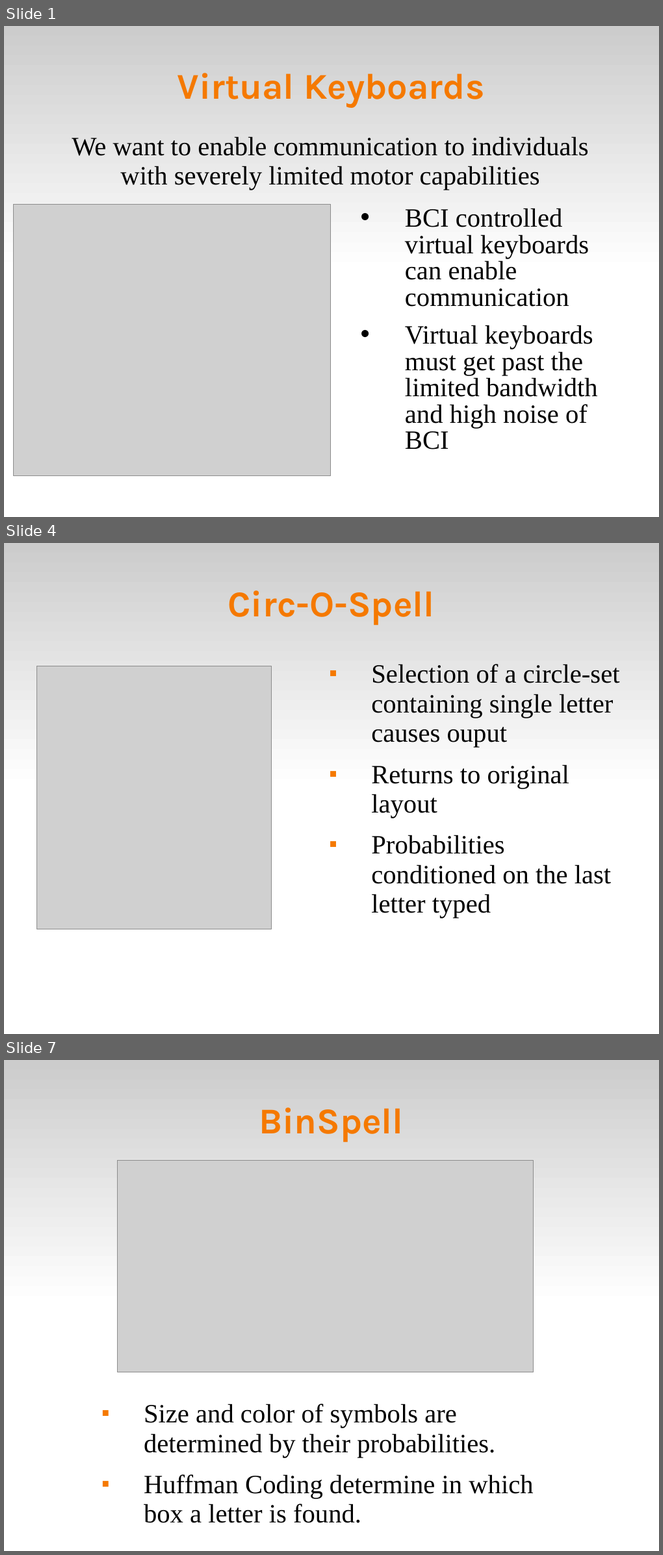
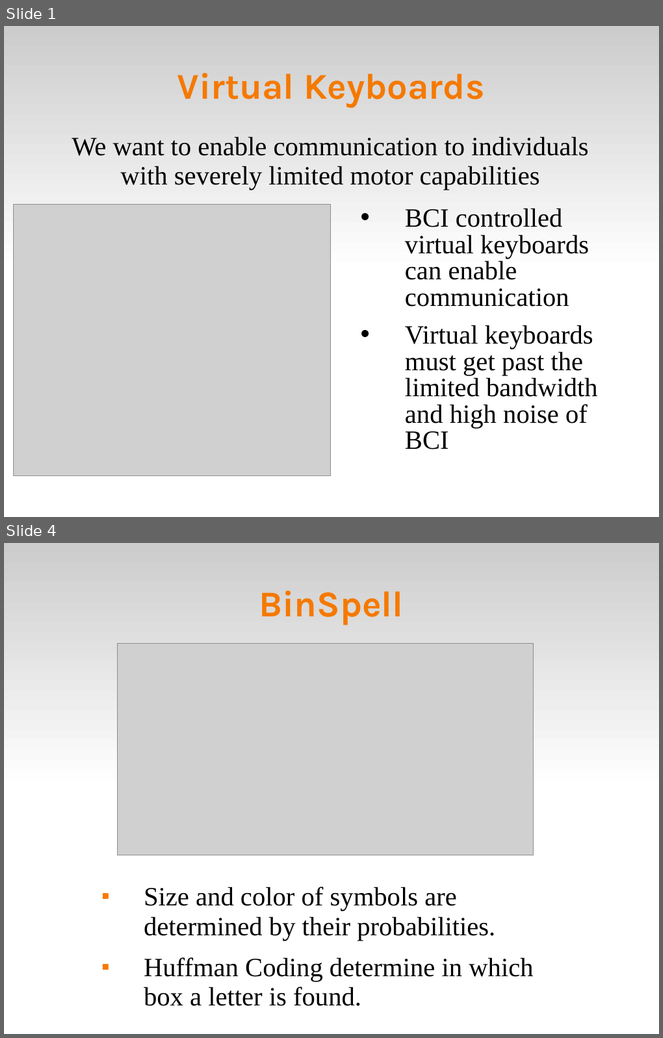
Before and after one commit to abdullah38rcc/BCI-Virtual-Keyboard, a slide deck: master's/docs/virtKey.ppt. Shown one above the other, each under a label of ours: slides 1, 4 and 7 before the commit, slides 1 and 4 after it; the slides between them are not shown. The pictures are 663x1555 and 663x1038 pixels, drawn with LibreOffice and Linux fonts; fonts in the diff are those of the drawing; grey boxes stand for pictures. Boxes give left, top, right and bottom in pixels: in the first picture for what was removed or moved away, otherwise in the second. Text is boxed around its words. In the diff, an @@ line names an element or a change of style, - is before the commit and + after.

Commit message:
* pruning circ-o-spell slides *

```diff
--- a/master's/docs/virtKey.ppt
+++ b/master's/docs/virtKey.ppt
@@ slide 4 removed at (x1=4, y1=543, x2=659, y2=1034), background #FFFFFF; not listed: 1 template element that a slide beside it also shows @@
@@ title removed at (x1=228, y1=590, x2=434, y2=626) @@
-Circ-O-Spell
@@ picture removed at (x1=36, y1=666, x2=272, y2=930) @@
@@ text removed at (x1=371, y1=664, x2=620, y2=918) @@
-■ Selection of a circle-set containing single letter causes ouput
-■ Returns to original layout
-■ Probabilities conditioned on the last letter typed
@@ what was slide 7 is now slide 4 @@
```
Also in this commit, not shown: 2 slides changed, 2 other slides removed.
